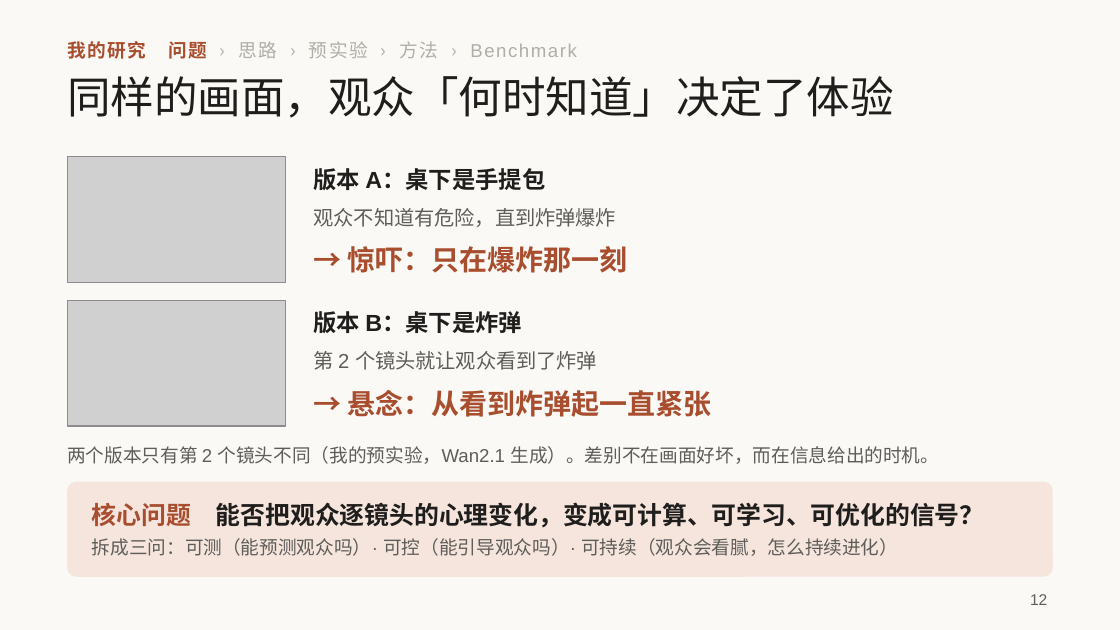
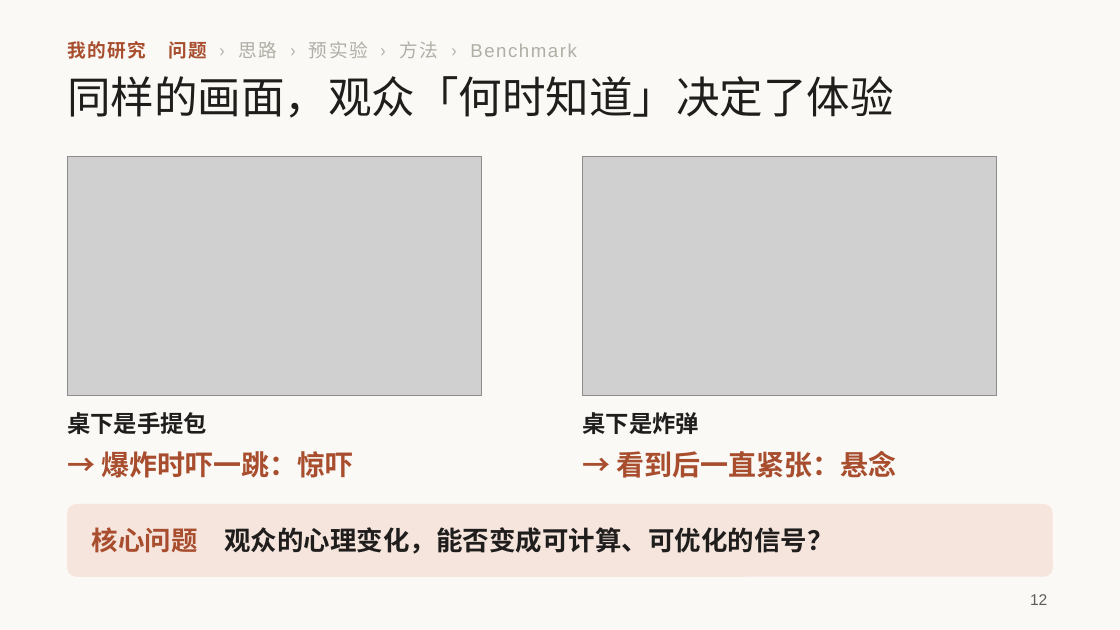
Before and after one commit to irving-2222/ICML, a slide deck: slide 12 of talk/研究分享_从多智能体协作到自进化.pptx. Drawn at 1120x630 pixels with LibreOffice and Linux fonts; fonts in the diff are those of the drawing; grey boxes stand for pictures. Boxes give left, top, right and bottom in pixels: in the first picture for what was removed or moved away, otherwise in the second. Text is boxed around its words. In the diff, an @@ line names an element or a change of style, - is before the commit and + after.

```diff
--- a/talk/研究分享_从多智能体协作到自进化.pptx
+++ b/talk/研究分享_从多智能体协作到自进化.pptx
@@ picture: place and size @@
-picture at [67, 157, 286, 282]
+picture at [67, 157, 482, 395]
@@ picture: place and size @@
-picture at [67, 300, 286, 426]
+picture at [582, 157, 997, 395]
@@ text removed at [348, 246, 628, 273] @@
-→ 惊吓：只在爆炸那一刻
@@ text removed at [314, 351, 597, 370] @@
-第 2 个镜头就让观众看到了炸弹
@@ text at [67, 412, 207, 434]: text changed @@
-版本 A：桌下是手提包
+桌下是手提包
@@ text at [582, 412, 699, 434]: text changed @@
-版本 B：桌下是炸弹
+桌下是炸弹
@@ text removed at [67, 446, 939, 464] @@
-两个版本只有第 2 个镜头不同（我的预实验，Wan2.1 生成）。差别不在画面好坏，而在信息给出的时机。
@@ text at [102, 451, 354, 478]: text changed; size 13 to 18 pt; text colour #5E5D59 to #A84E2F; bold on @@
-观众不知道有危险，直到炸弹爆炸
+→ 爆炸时吓一跳：惊吓
@@ text at [617, 451, 897, 478]: text changed @@
-→ 悬念：从看到炸弹起一直紧张
+→ 看到后一直紧张：悬念
@@ rounded rectangle: place and size @@
-rounded rectangle at [67, 482, 1053, 577]
+rounded rectangle at [67, 504, 1053, 577]
@@ rounded rectangle at [67, 504, 1053, 577]: proportions changed @@
@@ text at [92, 527, 833, 554]: text changed; size 12 to 17 pt; text colour #5E5D59 to #1F1E1D; bold on @@
-核心问题 能否把观众逐镜头的心理变化，变成可计算、可学习、可优化的信号？
-拆成三问：可测（能预测观众吗）· 可控（能引导观众吗）· 可持续（观众会看腻，怎么持续进化）
+核心问题 观众的心理变化，能否变成可计算、可优化的信号？
```
Also in this commit, not shown: 4 other slides changed.
